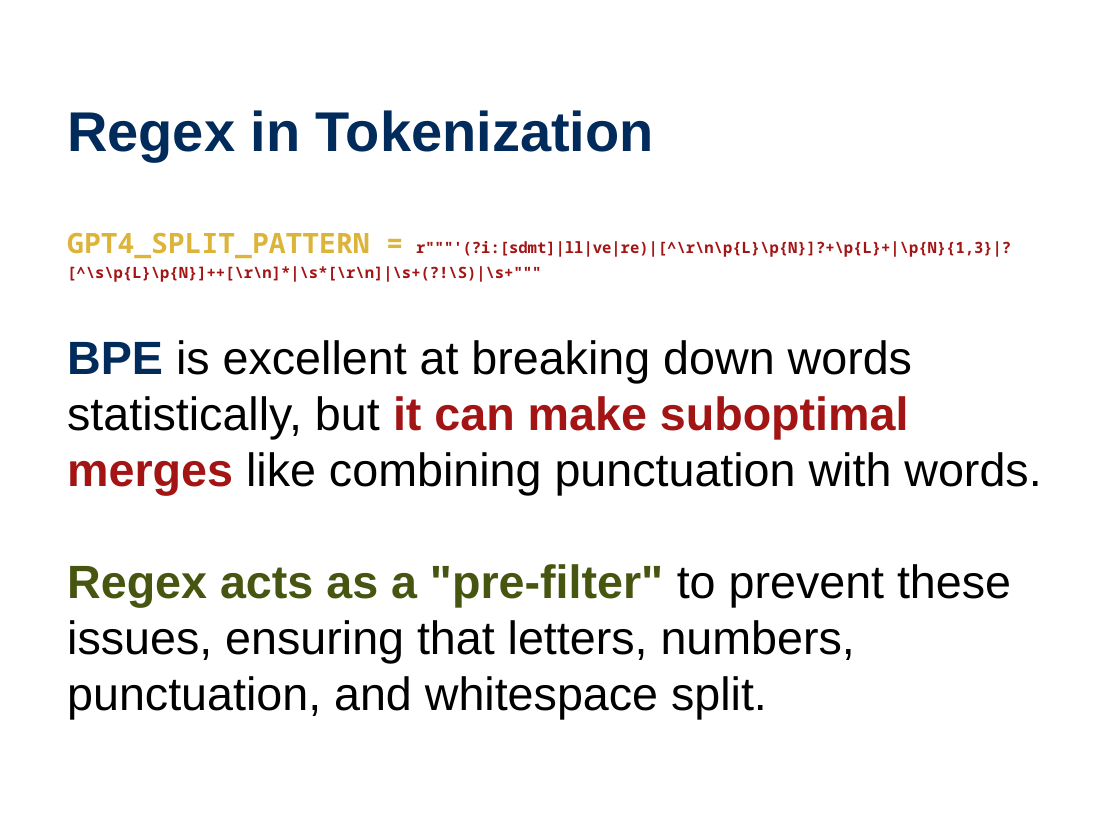
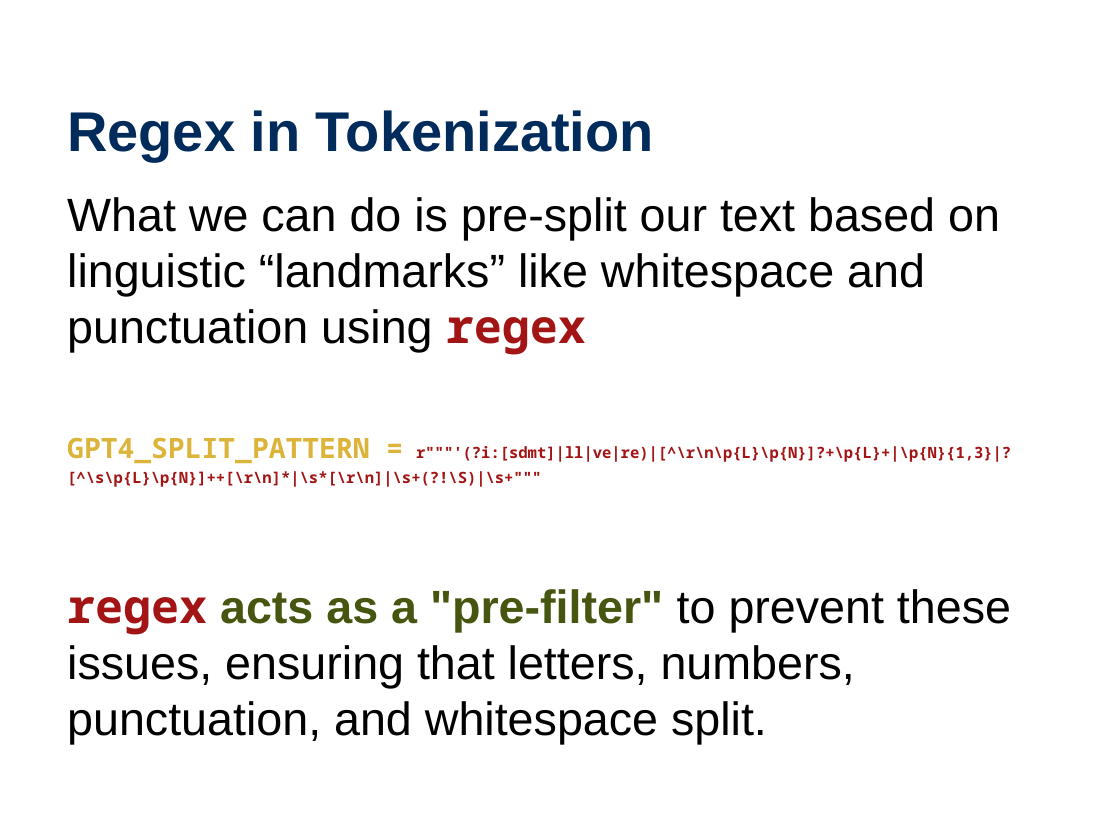
Before and after one commit to wtheisen/nd-cse-10124-lectures, a slide deck: slide 20 of Blank/Lecture_04_ Tokenization.pptx (slide 15 before the commit). Drawn at 1120x840 pixels with LibreOffice and Linux fonts; fonts in the diff are those of the drawing. Boxes give left, top, right and bottom in pixels: in the first picture for what was removed or moved away, otherwise in the second. Text is boxed around its words. In the diff, an @@ line names an element or a change of style, - is before the commit and + after.

```diff
--- a/Blank/Lecture_04_ Tokenization.pptx
+++ b/Blank/Lecture_04_ Tokenization.pptx
@@ text at (67,197,1011,744): text changed @@
-BPE is excellent at breaking down words statistically, but it can make suboptimal merges like combining punctuation with words.
-Regex acts as a "pre-filter" to prevent these issues, ensuring that letters, numbers, punctuation, and whitespace split.
+What we can do is pre-split our text based on linguistic “landmarks” like whitespace and punctuation using regex
+regex acts as a "pre-filter" to prevent these issues, ensuring that letters, numbers, punctuation, and whitespace split.
@@ text "GPT4_SPLIT_PATTERN = r"""'(?i:[sdmt]|ll|ve|re)|[^\r\n\p{L}\p ...": place and size @@
-text "GPT4_SPLIT_PATTERN = r"""'(?i:[sdmt]|ll|ve|re)|[^\r\n\p{L}\p ..." at (67,232,1011,282)
+text "GPT4_SPLIT_PATTERN = r"""'(?i:[sdmt]|ll|ve|re)|[^\r\n\p{L}\p ..." at (67,437,1011,487)
```
Also in this commit, not shown: 7 other slides changed, 7 slides added, 1 slide removed, 2 other files.
